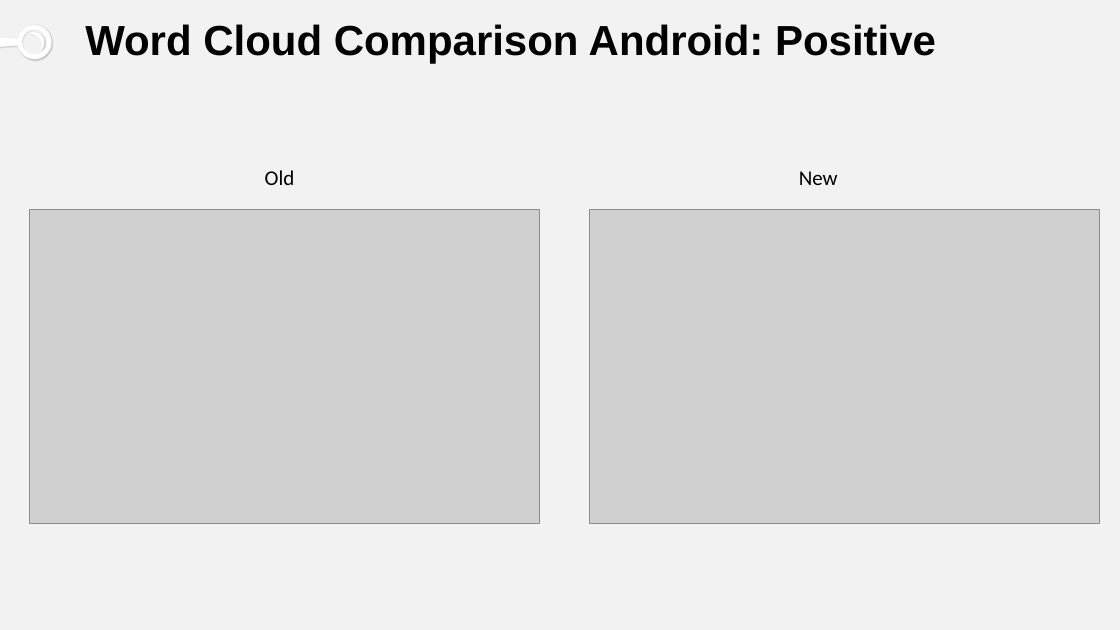
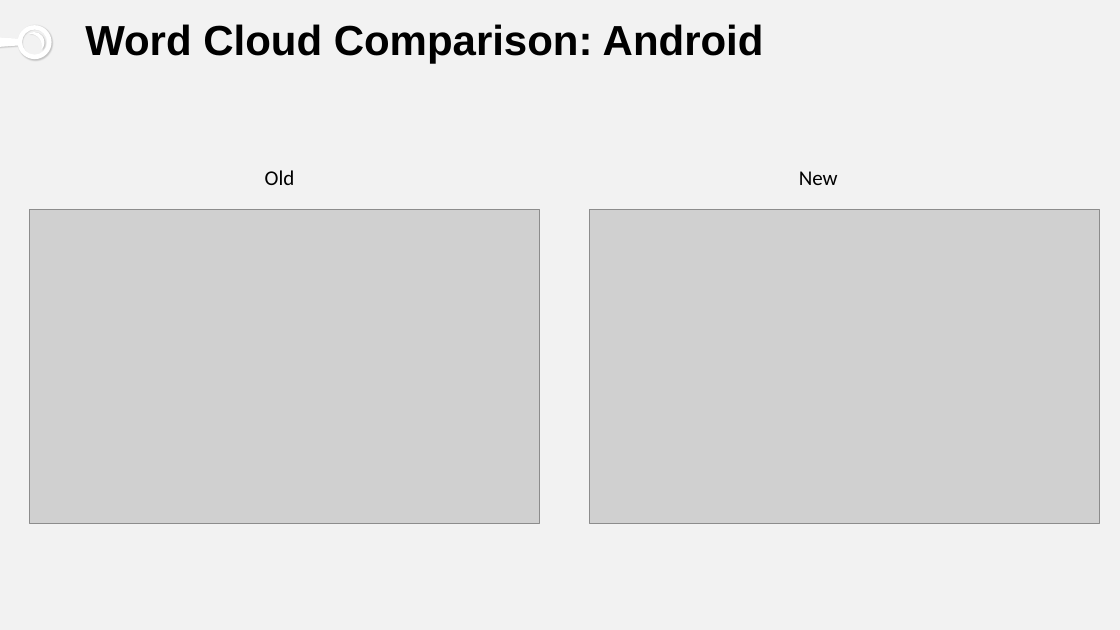
Before and after one commit to samlimish/Project5, a slide deck: slide 12 of twitter.pptx (slide 13 before the commit). Drawn at 1120x630 pixels with LibreOffice and Linux fonts; fonts in the diff are those of the drawing; grey boxes stand for pictures. Boxes give left, top, right and bottom in pixels: in the first picture for what was removed or moved away, otherwise in the second. Text is boxed around its words. In the diff, an @@ line names an element or a change of style, - is before the commit and + after.

```diff
--- a/twitter.pptx
+++ b/twitter.pptx
@@ title at [85, 24, 764, 63]: text changed @@
-Word Cloud Comparison Android: Positive
+Word Cloud Comparison: Android
```
Also in this commit, not shown: 8 other slides changed, 4 slides added, 1 slide removed, 50 other files.
